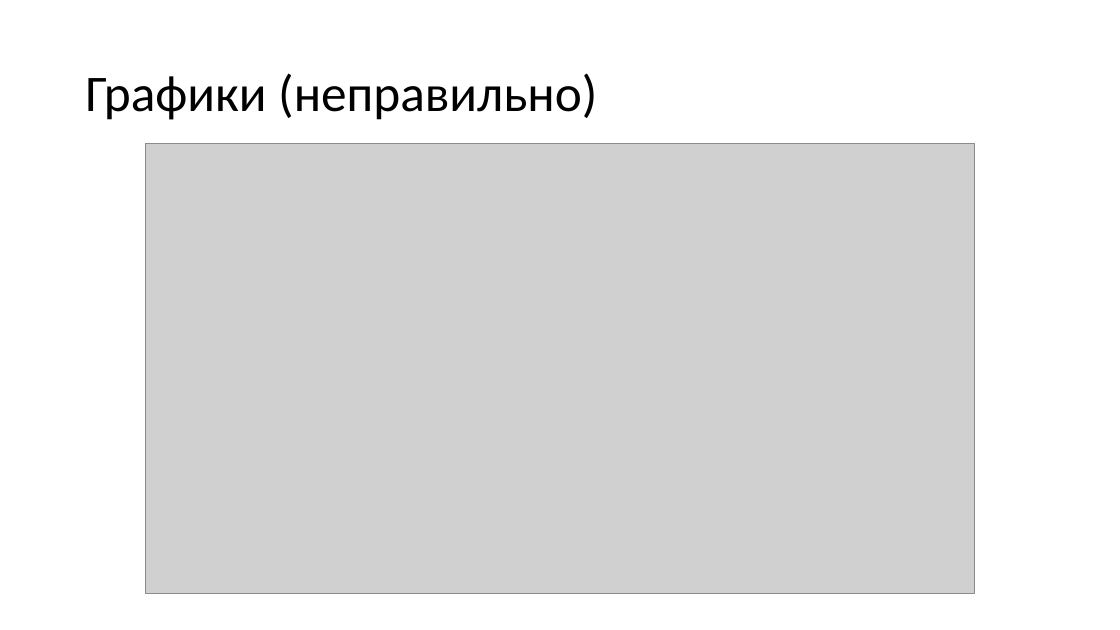
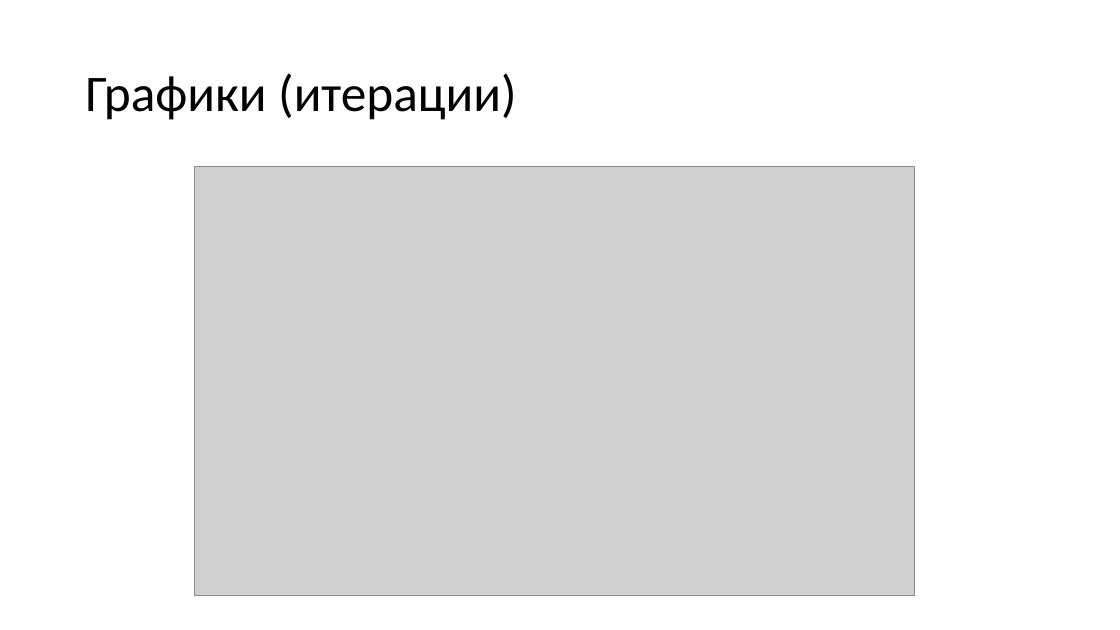
Before and after one commit to AlexanderTarasov11-708/2017, a slide deck: slide 8 of 2017/SPRING/PS/PS2/Patience Sort.pptx. Drawn at 1120x630 pixels with LibreOffice and Linux fonts; fonts in the diff are those of the drawing; grey boxes stand for pictures. Boxes give left, top, right and bottom in pixels: in the first picture for what was removed or moved away, otherwise in the second. Text is boxed around its words. In the diff, an @@ line names an element or a change of style, - is before the commit and + after.

```diff
--- a/2017/SPRING/PS/PS2/Patience Sort.pptx
+++ b/2017/SPRING/PS/PS2/Patience Sort.pptx
@@ title at [85,73,517,120]: text changed @@
-Графики (неправильно)
+Графики (итерации)
@@ picture: place and size @@
-picture at [145,144,974,594]
+picture at [195,166,915,596]
```
Also in this commit, not shown: 1 other slide changed.
